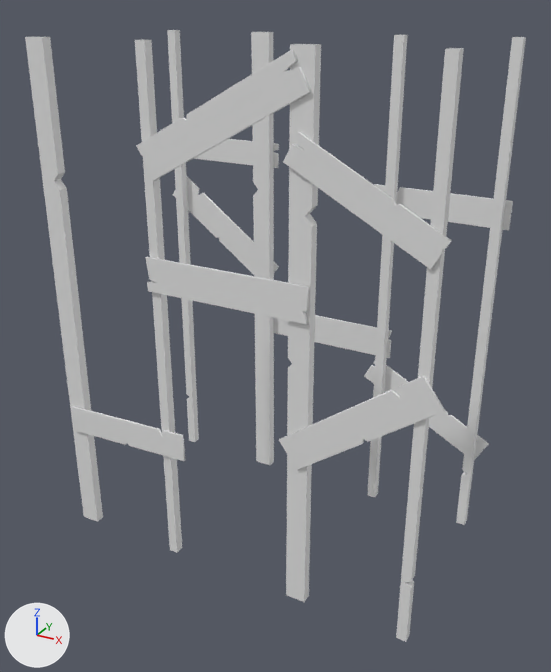
A saved change to the FBX model Dish-Dwellers-TCC/Assets/Models/MF/Woodens/Support_Bridge.fbx.
Both versions are drawn from a 50 mm lens placed at (6.63, -12.22, 10.54), pointed at (0.02, -0.21, 4.53). Arrows for +X, +Y and +Z are at lower left; the lights stay in place. Materials are left out; every surface is plain grey. Where no turn or scale is listed for an object, it has been applied to the vertices.

In view in the first picture: 'Support_Bridge'.
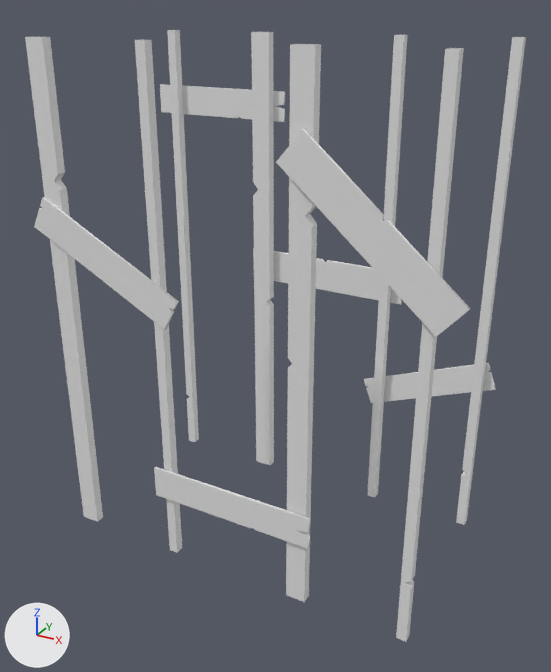
The change in detail:
me_support_bridge is used by ob_support_bridge; location (0.0, 0.0, 0.0).
me_support_bridge had 824 vertices, 772 faces and spanned x -3.91..3.96, y -2.05..2.04, z 0.0..9.97.
me_support_bridge now has 484 vertices, 440 faces and spans x -4.21..4.18, y -2.06..2.06, z 0.0..9.97.
me_support_bridge part 1: the loose piece of 82 vertices spanning x 1.15..3.81, y -2.03..-1.99, z 7.01..8.78 is rebuilt with 40 vertices and now spans x 1.04..4.18, y -2.06..-2.01, z 6.01..8.83.
me_support_bridge part 2: the loose piece of 82 vertices spanning x 1.04..3.9, y 1.99..2.04, z 1.53..3.44 is rebuilt with 40 vertices and now spans x 1.03..3.89, y 2.0..2.05, z 2.3..3.86.
me_support_bridge part 3: a new loose piece of 82 vertices spanning x -4.08..-0.99, y 1.98..2.03, z 8.26..8.85.
me_support_bridge part 4: a new loose piece of 82 vertices spanning x -1.73..1.73, y -2.06..-2.01, z 1.35..2.01.
me_support_bridge part 5: a new loose piece of 40 vertices spanning x -4.21..-0.95, y -2.04..-1.98, z 5.08..7.21.
me_support_bridge part 6: a new loose piece of 40 vertices spanning x -1.77..1.78, y 2.01..2.06, z 4.76..5.46.
me_support_bridge part 7: 8 loose pieces with 500 vertices, spanning x -3.91..3.96, y -2.05..2.04, z 2.26..9.91, are deleted.

What differs and where, as boxes (x1, y1, x2, y2) in the pictures (551 x 672 px):
part 1 of me_support_bridge, rebuilt (15% wider, 50% taller)
    before: (283, 132, 452, 270)
    after: (276, 129, 470, 337)
part 2 of me_support_bridge, rebuilt (59% shorter)
    before: (364, 361, 489, 460)
    after: (364, 363, 496, 403)
part 3 of me_support_bridge, added
    after: (160, 84, 285, 122)
part 4 of me_support_bridge, added
    after: (154, 467, 310, 549)
part 5 of me_support_bridge, added
    after: (34, 197, 179, 330)
part 6 of me_support_bridge, added
    after: (253, 248, 402, 305)
part 7 of me_support_bridge, deleted
    before: (71, 49, 513, 470)
